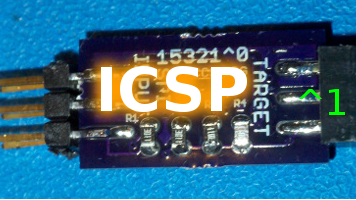
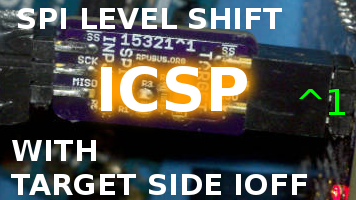
Comparing the layer stacks of the two 356 x 200 images. Changes:
added layer "WITH ..." above "SPI LEVEL SHIFT" over left=11, top=140, right=307, bottom=195
added layer "SPI LEVEL SHIFT" above "ICSP" over left=18, top=8, right=282, bottom=29
removed layer "Pasted Layer #1" over left=0, top=0, right=356, bottom=199
added layer "Pasted Layer" above "wip" over left=0, top=0, right=356, bottom=200
